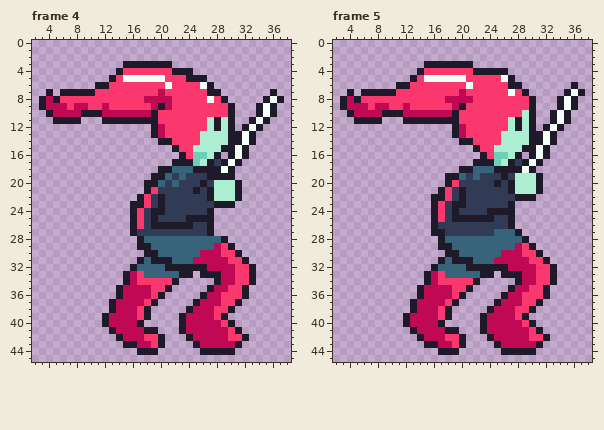
One commit to this pixel-art file: Assets/Art/walk_cycle/mainchar_size1_walk_d.aseprite. Above, as it was before the edit.
50x50 pixels, 5 frames. Shown: frame 4: x 2..38, y 0..45; frame 5: x 2..38, y 0..45. The commit also changed other frames, which this record leaves out.
The result:
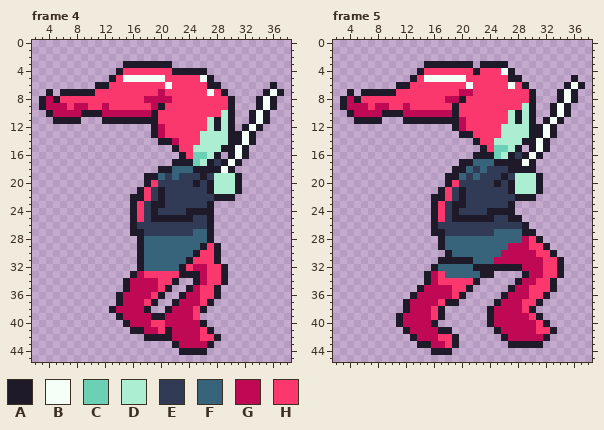
Palette (. is transparent): A #1e1a2a  B #f4fff7  C #6bd0b5  D #aceed1  E #313b55  F #38647b  G #bf0955  H #fa386d
The exact change:
Changed rows in their new state; - is an unchanged pixel.
Frame 4:
first column x 21:
 4 ----AA-----------
 5 ---HHBA----------
 6 -----H-A-------A-
 7 ------BHA-----ABA
 8 ------H-HA---ABA.
 9 H----------------
10 --------D---ABA.-
first column x 22:
14 G
first column x 12:
19 ------A-FEFE--AEDDDA--
20 -------HE-E--AEA------
21 -----AHEA----E--------
22 ----A----------EAAA.--
23 -----HEA-------A...---
24 --------E---AAA-------
25 --------AAAA-EE-------
26 -----E-EEEEEE---------
27 -----A-------FF-------
28 ---------------A..----
29 ------F-------AHA..---
30 -----AFF-----AHHA...--
31 -------FFF--AHHHA....-
32 ----.A---FF-HGGHHA....
33 ---.AGHHHHH--AGHHA....
34 -----GGG-----AGHHA....
35 --.A---G----AGHHA....-
36 -----------AGGHHA....-
37 -.A-------AGGGHA....--
38 -----G---AGGGHA....---
39 ..A--GGAAGGG-H....----
40 ...A-GGHHGGG--A....---
41 -...AAGGHAGG--HA....--
42 --....AA-AGGG-HHA....-
43 ---......-AGGG-A....--
44 -----...---AAA-....---
Frame 5:
first column x 19:
 3 ----AAAA-----------
 4 ----HHHBA----------
 5 -------H-A-------A-
 6 --------BHA-----ABA
 7 --G-----H-HA---ABA.
 8 -AH----------------
 9 AH--------D---ABA.-
10 --------DA---------
11 -G-----------ABA.--
12 -------D-D--ABA.---
13 .AA----------------
14 -..A--D---A-BA.----
15 ---.A-CC-A.--------
16 ---A-A-DAEABA.-----
17 -AAFFFAA-ABA.------
18 A-FE-EEE--A--------
first column x 11:
25 -----------------A------
26 ----------------EEA-----
27 -----------------FAA----
28 ------------------GHA---
29 -------F--------G-GHHA--
30 --------F---------GGHHA-
31 -------A-----------GGHHA
32 ----------F-----AA--G-HA
33 ---------------...A-G-HA
35 ---------------------HA-
36 --AG--------------G-----
37 -AG---HA----------------
38 -AG--HA.---------G------
39 AG---HA.----.A---GGHA---
40 AG---A.-----.A----GGHA--
41 -AG---A-.---..A----GHHA-
42 --AG--H-A.---..A---GG---
43 ---A-G-HA.----..AAAA----
44 -----A--.------.....----
